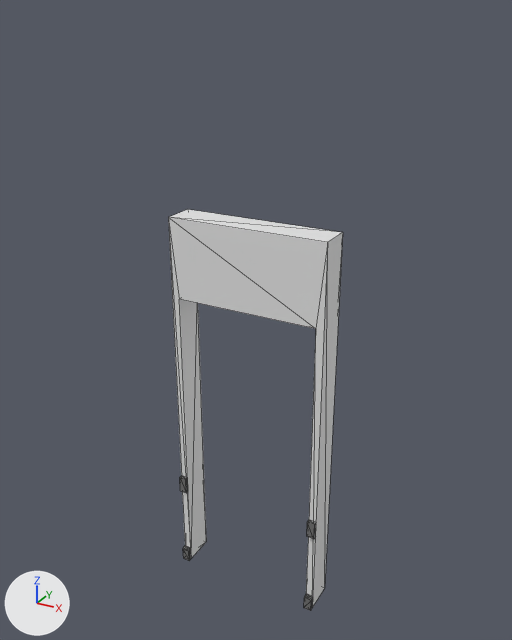
An edit to the glTF model Assets/TürrahmenMitLeiste1_3.glb, drawn before and after from the same camera.
Before and after are seen from a 50 mm camera at (2.37, -3.46, 3.6) aimed at (0.49, -0.04, 1.9). Every picture has the same lights, and +X, +Y and +Z are marked at lower left. Mesh edges are drawn as thin lines. Vertices at the same position are counted once.

Names of what the first picture shows: 'Wand 1 * 4'.
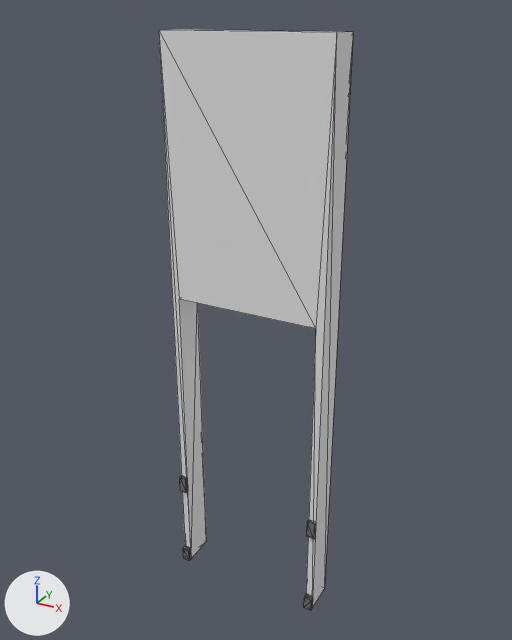
Changed parts and their boxes [x1, y1, x2, y2] in the pictures (512 x 640 px; the box of a moved part takes in the faces that stretch with it):
```json
{"object": "Wand 1 * 4", "change": "reshaped", "before": [168, 209, 343, 611], "after": [159, 29, 353, 611], "on screen": "11% wider, 45% taller"}
{"part": 1, "of": "me_cube", "change": "moved or reshaped", "before": [168, 209, 343, 578], "after": [159, 29, 353, 578]}
```

Edits to the scene script, one JSON object a line:
```json
{"block": "me_cube", "where": "me_cube.from_pydata(...)  # 56 vertices, 84 faces; spans x 0.0..1.0, y -0.23..0.0, z 0.0..2.5"}
{"block": "me_cube", "where": "# used by ob_wand_1___4; location = (0.0, 0.0, 0.0)"}
{"block": "me_cube", "where": "# before: 0 (1.0, 0.0, 2.5) at pixel (342, 232), 2 (1.0, -0.2, 2.5) at pixel (327, 242), 4 (0.0, 0.0, 2.5) at pixel (187, 209), 6 (0.0, -0.2, 2.5) at pixel (168, 217)"}
{"block": "me_cube", "change": "me_cube part 1"}
{"op": "add", "block": "me_cube", "code": "for i in [0, 2, 4, 6]: me_cube.vertices[i].co += Vector((0.0, 0.0, 1.0))"}
```
